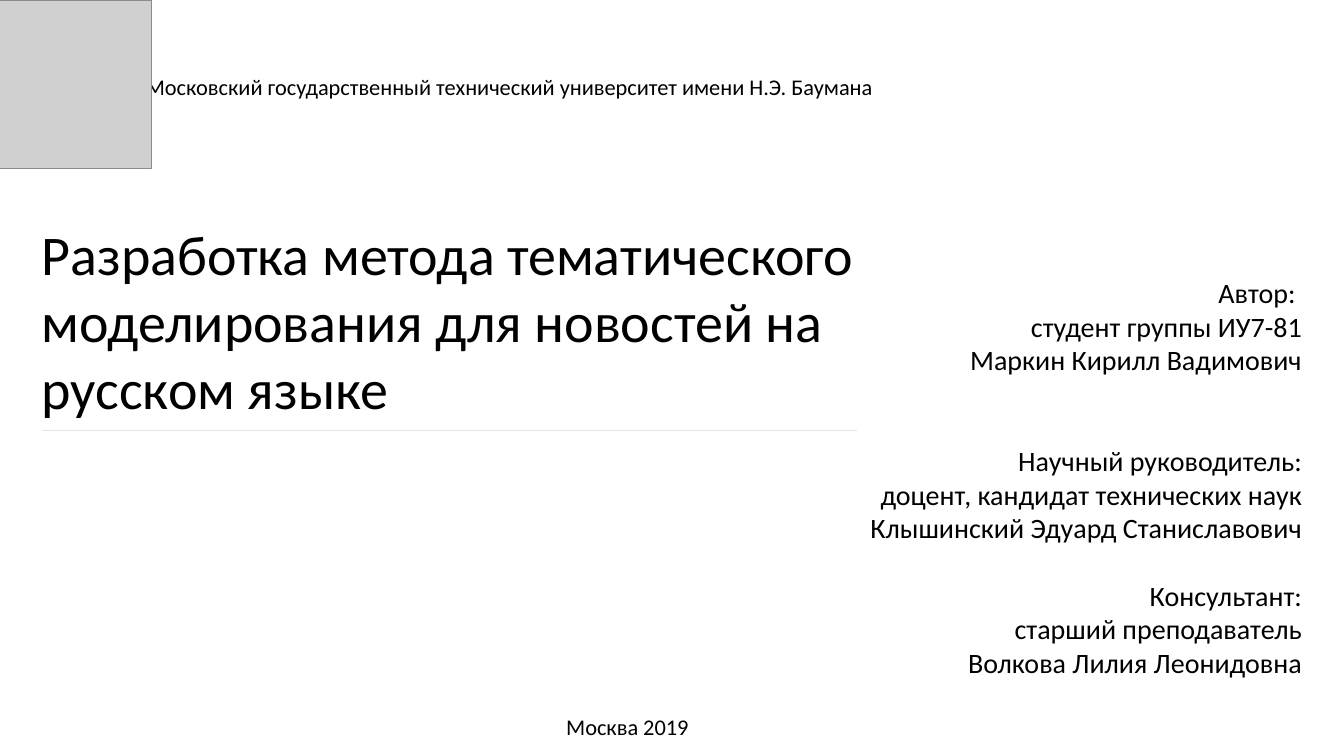
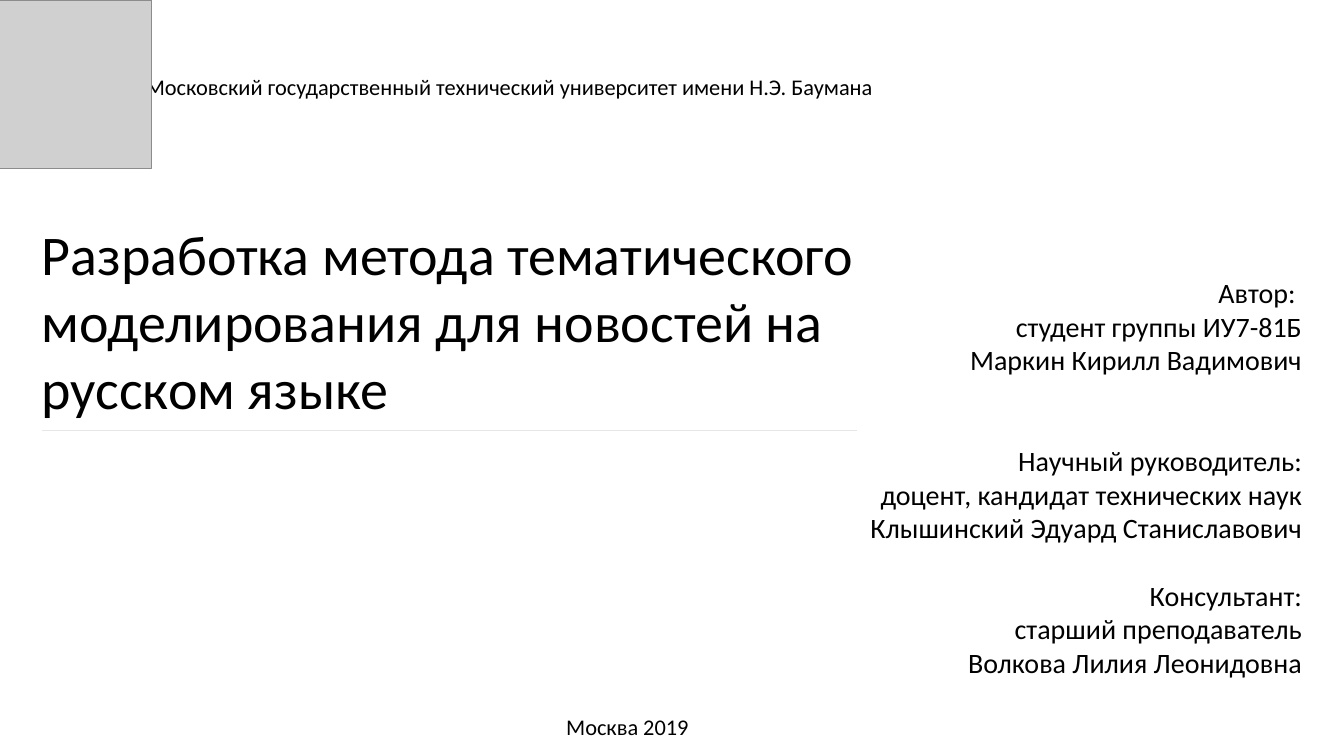
Before and after one commit to Kirmark/bachelor-qualification-work, a slide deck: slide 1 of presentation/presentation.pptx. Drawn at 1344x756 pixels with LibreOffice and Linux fonts; fonts in the diff are those of the drawing; grey boxes stand for pictures. Boxes give left, top, right and bottom in pixels: in the first picture for what was removed or moved away, otherwise in the second. Text is boxed around its words. In the diff, an @@ line names an element or a change of style, - is before the commit and + after.

```diff
--- a/presentation/presentation.pptx
+++ b/presentation/presentation.pptx
@@ text at (x1=1016, y1=318, x2=1302, y2=342): text changed @@
-студент группы ИУ7-81
+студент группы ИУ7-81Б
```
Also in this commit, not shown: 8 other slides changed, 15 other files.
